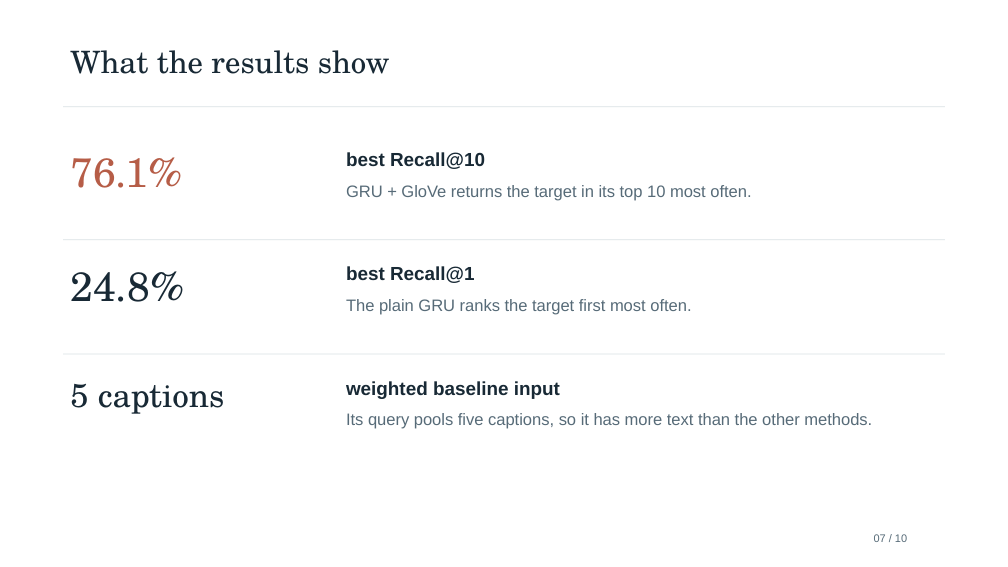
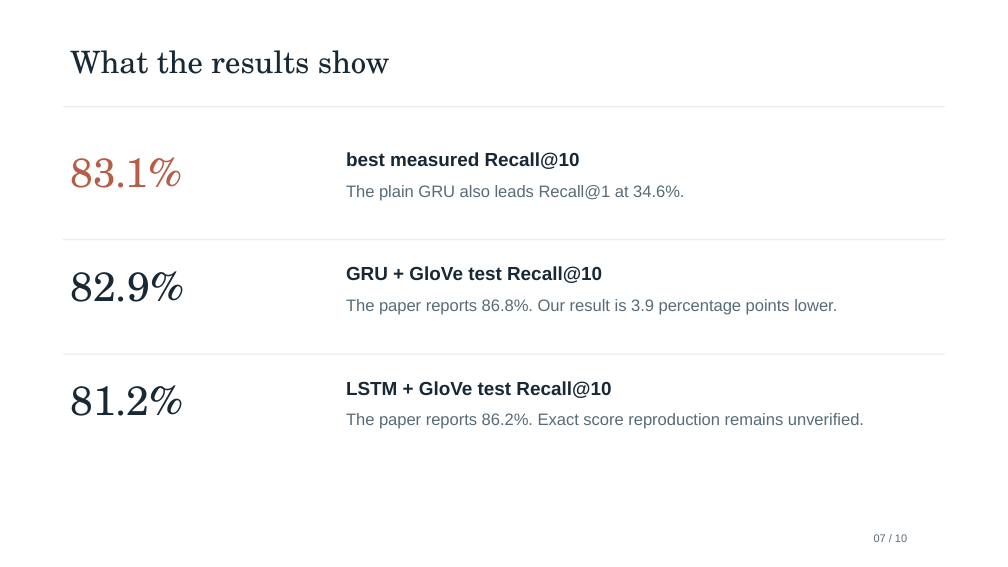
Before and after one commit to kishansaaai/ML_PROJECT, a slide deck: slide 7 of ML_PROJECT_review.pptx. Drawn at 1008x567 pixels with LibreOffice and Linux fonts; fonts in the diff are those of the drawing. Boxes give left, top, right and bottom in pixels: in the first picture for what was removed or moved away, otherwise in the second. Text is boxed around its words. In the diff, an @@ line names an element or a change of style, - is before the commit and + after.

Commit message:
Publish verified full source fidelity results and final project documents

```diff
--- a/ML_PROJECT_review.pptx
+++ b/ML_PROJECT_review.pptx
@@ text at [70,157,182,188]: text changed @@
-76.1%
+83.1%
@@ text at [346,152,580,169]: text changed @@
-best Recall@10
+best measured Recall@10
@@ text at [346,185,684,201]: text changed @@
-GRU + GloVe returns the target in its top 10 most often.
+The plain GRU also leads Recall@1 at 34.6%.
@@ text at [346,266,602,283]: text changed @@
-best Recall@1
+GRU + GloVe test Recall@10
@@ text at [70,271,184,302]: text changed @@
-24.8%
+82.9%
@@ text at [346,299,837,315]: text changed @@
-The plain GRU ranks the target first most often.
+The paper reports 86.8%. Our result is 3.9 percentage points lower.
@@ text at [70,385,183,416]: text changed; size 31.5 to 39 pt @@
-5 captions
+81.2%
@@ text at [346,381,611,398]: text changed @@
-weighted baseline input
+LSTM + GloVe test Recall@10
@@ text at [346,413,864,429]: text changed @@
-Its query pools five captions, so it has more text than the other methods.
+The paper reports 86.2%. Exact score reproduction remains unverified.
```
Also in this commit, not shown: 8 other slides changed, 9 other files.
